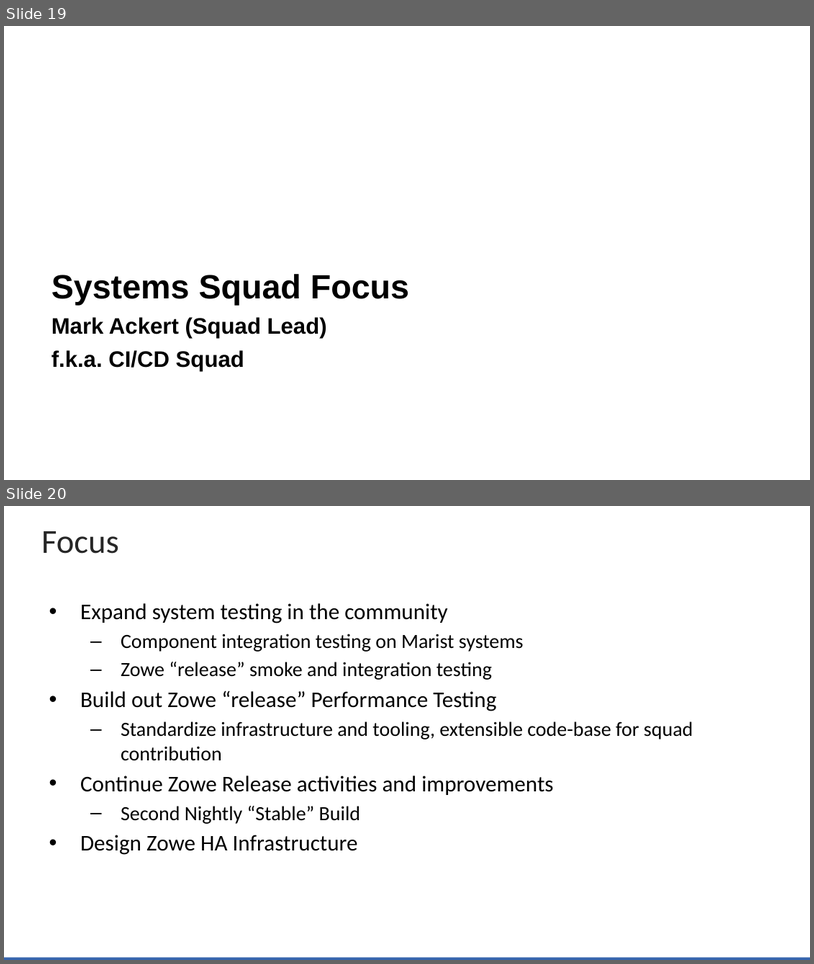
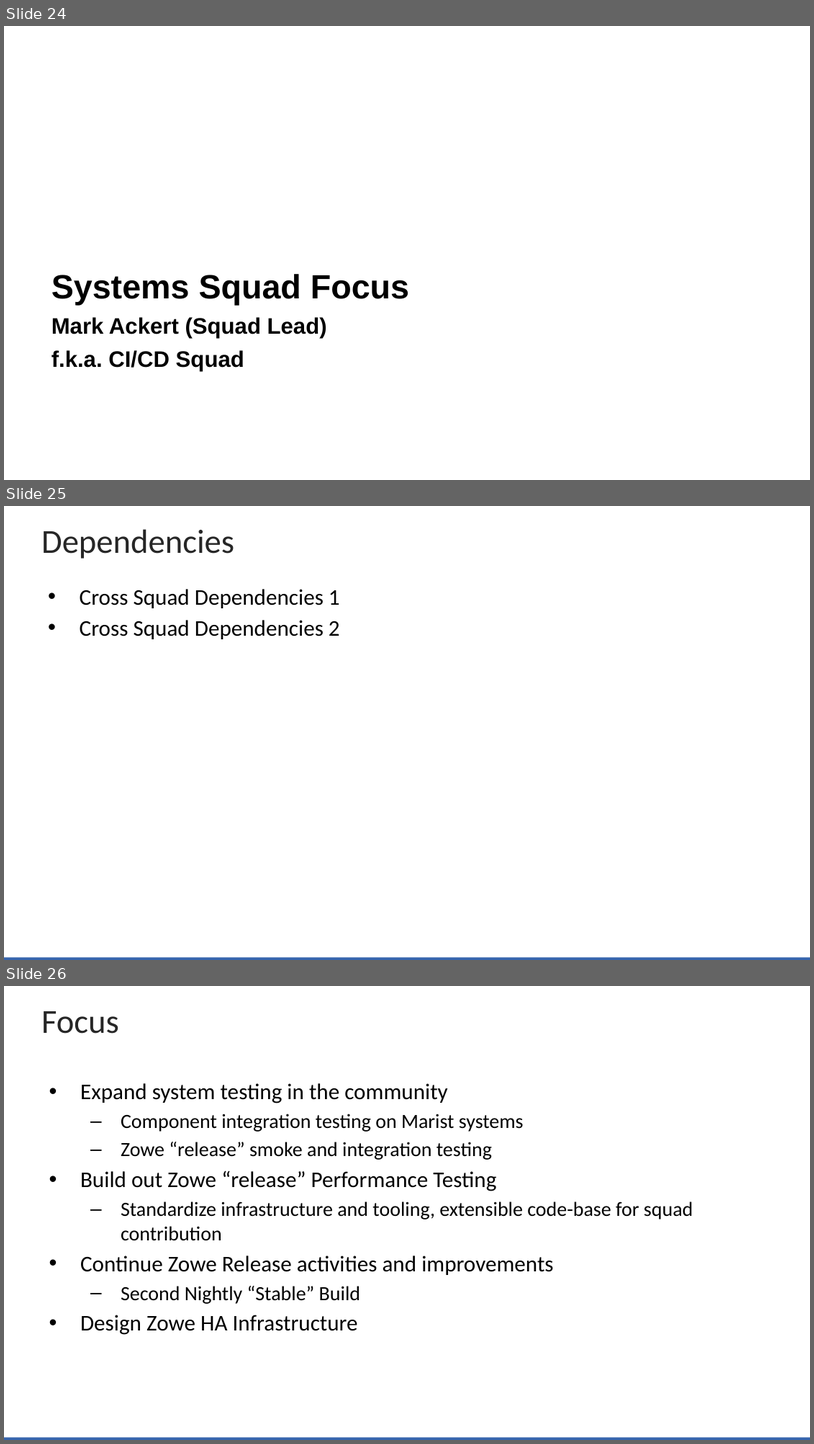
Before and after one commit to zowe/community, a slide deck: Project Management/20PI3 Planning/Zowe Community Squad Focus for 20PI3.pptx. Shown one above the other, each under a label of ours: slides 19 and 20 before the commit, slides 24, 25 and 26 after it. The pictures are 814x964 and 814x1444 pixels, drawn with LibreOffice and Linux fonts; fonts in the diff are those of the drawing; background and template pictures are left out. Boxes give left, top, right and bottom in pixels: in the first picture for what was removed or moved away, otherwise in the second. Text is boxed around its words. In the diff, an @@ line names an element or a change of style, - is before the commit and + after.

Commit message:
Add Dependencies to PPT Deck

```diff
--- a/Project Management/20PI3 Planning/Zowe Community Squad Focus for 20PI3.pptx
+++ b/Project Management/20PI3 Planning/Zowe Community Squad Focus for 20PI3.pptx
@@ slide 25 added at bbox=[4, 506, 810, 960], background #FFFFFF; not listed: 1 template element that a slide beside it also shows @@
@@ title added at bbox=[41, 529, 234, 559], 30 pt, text #262626 @@
+Dependencies
@@ text added at bbox=[80, 589, 340, 639], 20 pt, text #000000 @@
+• Cross Squad Dependencies 1
+• Cross Squad Dependencies 2
@@ what was slide 19 is now slide 24 @@
@@ what was slide 20 is now slide 26 @@
```
Also in this commit, not shown: 7 other slides added.
